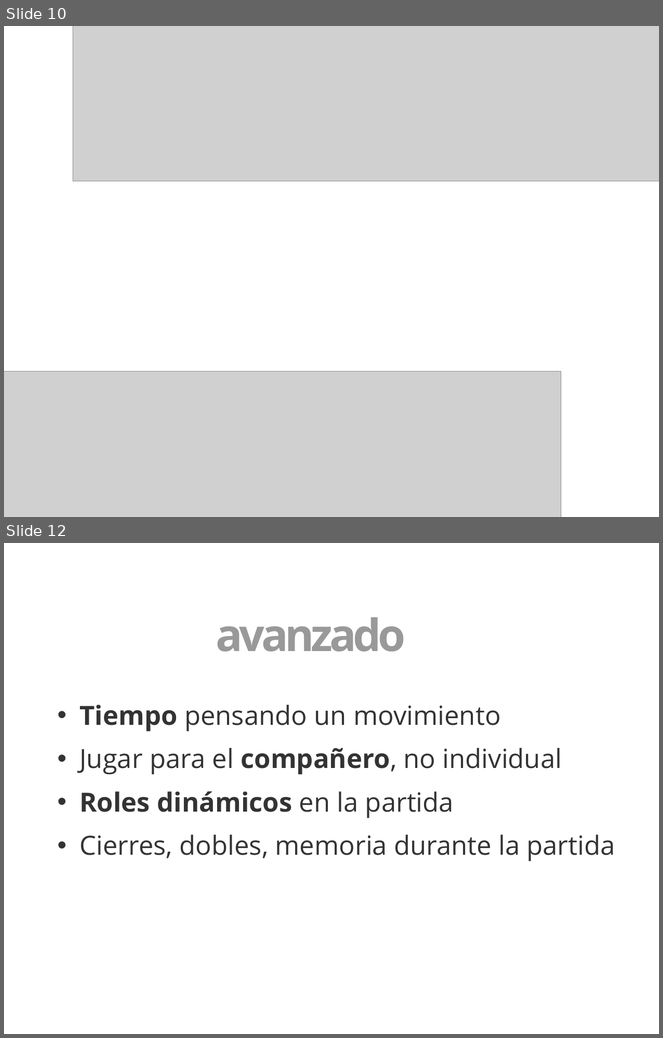
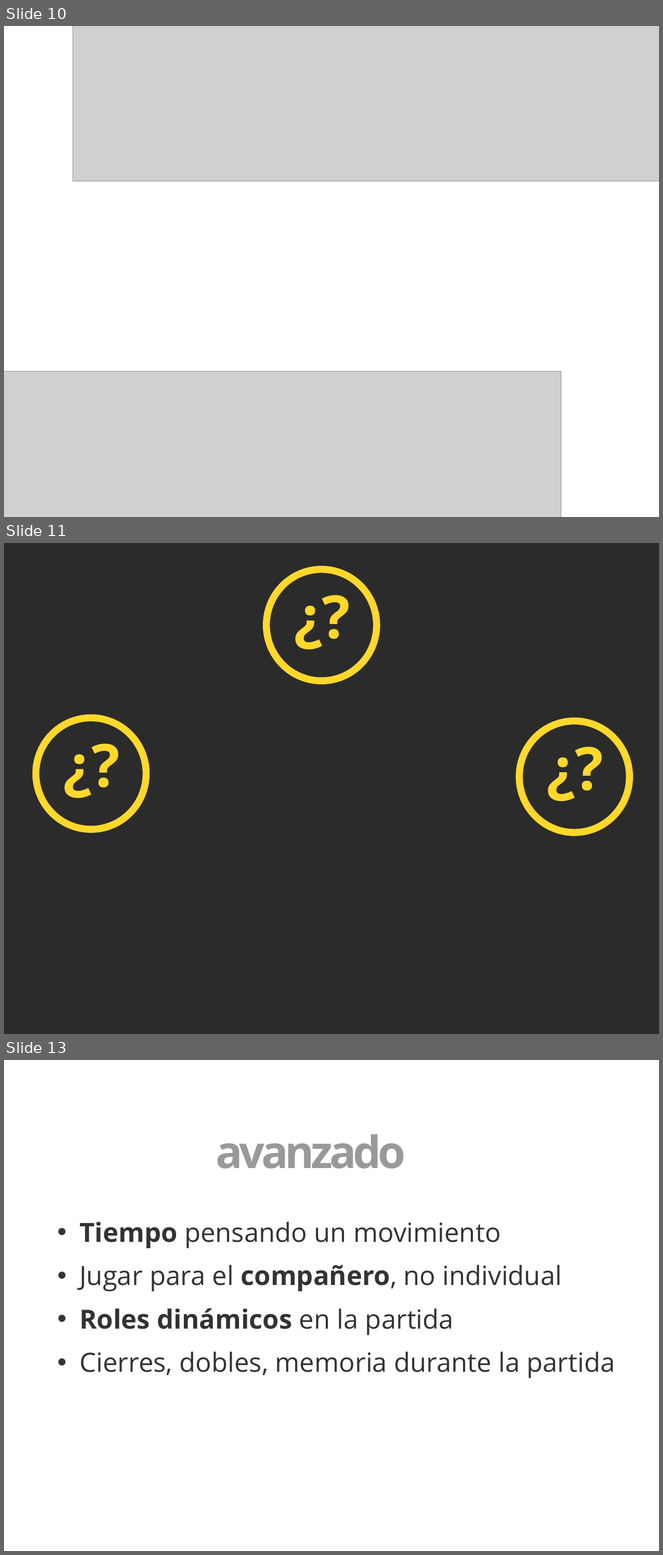
Before and after one commit to 3oheme/dominous, a slide deck: docs/presentacion/presentacion.odp. Shown one above the other, each under a label of ours: slides 10 and 12 before the commit, slides 10, 11 and 13 after it; the slides between them are not shown. The pictures are 663x1038 and 663x1555 pixels, drawn with LibreOffice and Linux fonts; fonts in the diff are those of the drawing; grey boxes stand for pictures; background and template pictures are left out; a plain dark background stands for a picture behind light text. Boxes give left, top, right and bottom in pixels: in the first picture for what was removed or moved away, otherwise in the second. Text is boxed around its words. In the diff, an @@ line names an element or a change of style, - is before the commit and + after.

```diff
--- a/docs/presentacion/presentacion.odp
+++ b/docs/presentacion/presentacion.odp
@@ slide 11 added at [4,543,659,1034], background picture (left out) @@
@@ ellipse added at [267,569,377,681], outline #FFD82A 8.5 pt @@
@@ text added at [288,576,384,663], 72 pt, text #FFD82A, bold @@
+¿?
@@ ellipse added at [36,718,146,830], outline #FFD82A 8.5 pt @@
@@ text added at [58,725,153,812], 72 pt, text #FFD82A, bold @@
+¿?
@@ ellipse added at [519,721,630,833], outline #FFD82A 8.5 pt @@
@@ text added at [541,728,637,815], 72 pt, text #FFD82A, bold @@
+¿?
@@ what was slide 12 is now slide 13 @@
```
Also in this commit, not shown: 4 slides changed, 4 other slides added.
